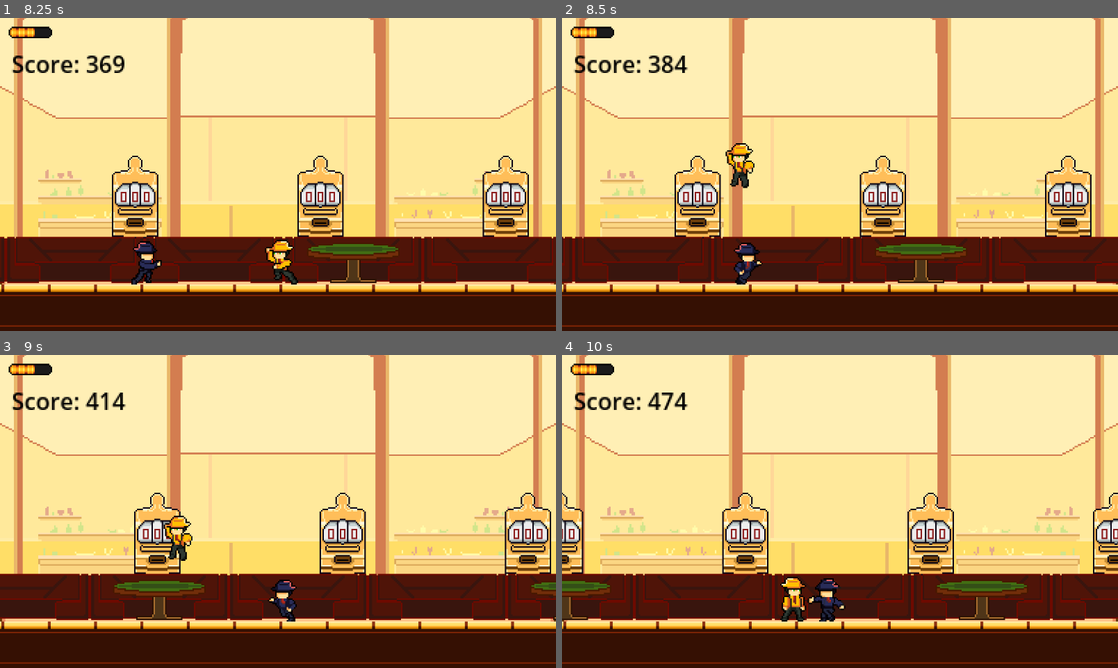
Above: before the commit, frames 1-4 (two rows, left to right).
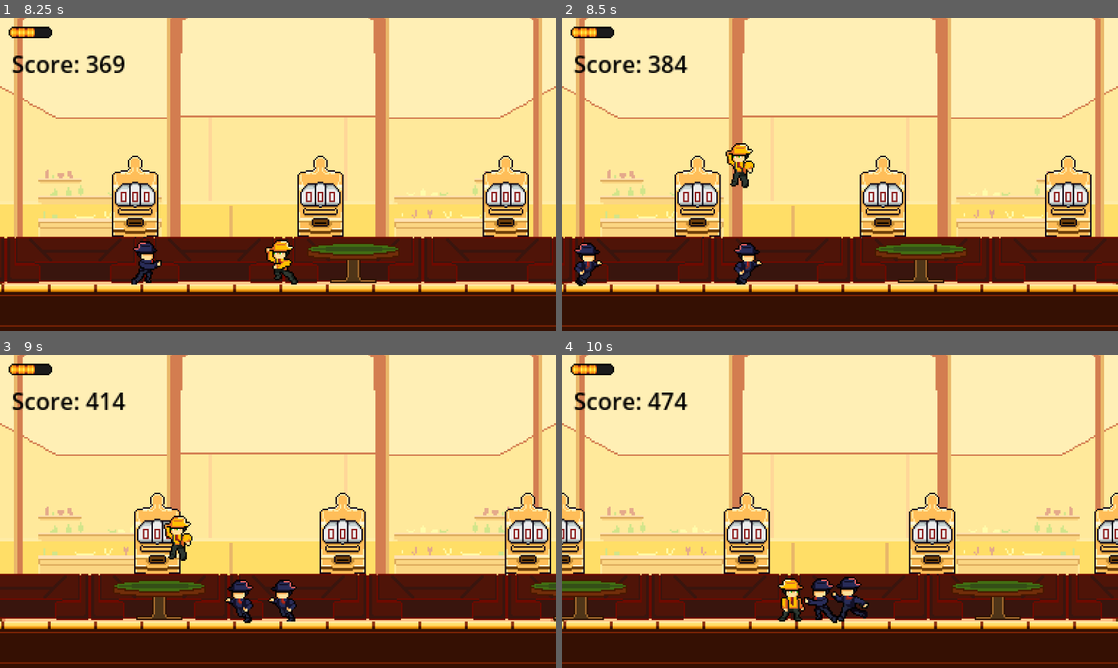
Above: after the commit, the same moments.

Repository: Ruilesser/GamePop
Game: Godot game, scene res://scenes/game/Start_Menu.tscn
Two runs of this game, one before a commit and one after it. Both use one fixed random seed, a clock stepped at 60 frames per second and the inputs below.
Inputs (mouse positions are in pixels of both pictures, inside the frame that each line leads up to):
- Up to frame 1 (8.25 s): click "Rules" at 0.5 s; click "Go Back" at 1.25 s; click "Play Game!" at 2 s; tap Enter (ui_accept) at 2.75, 3.02, 3.77, 5.27, 6.02, 6.77 s; move the mouse to (400, 158) at 2.77 s; hold Right (ui_right) 2.78-4.28 s; move the mouse to (166, 190) at 3.52 s; move the mouse to (333, 105) at 4.27 s; hold Left (ui_left) 4.28-5.03 s; move the mouse to (250, 237) at 5.02 s; hold Right (ui_right) 5.03-6.53 s; move the mouse to (444, 221) at 5.77 s; move the mouse to (111, 127) at 6.52 s; hold Left (ui_left) 6.53-7.28 s; move the mouse to (305, 174) at 7.27 s; hold Right (ui_right) 7.28-8.03 s; move the mouse to (194, 96) at 8.02 s; hold Left (ui_left) from 8.03 s (still down)
- Up to frame 2 (8.5 s): keep holding Left (ui_left); tap Enter (ui_accept) at 8.27 s
- Up to frame 3 (9 s): keep holding Left (ui_left); move the mouse to (400, 495) at 8.77 s
- Up to frame 4 (10 s): tap Enter (ui_accept) at 9.02, 9.77 s; move the mouse to (728, 527) at 9.52 s; release Left (ui_left) at 9.53 s; hold Right (ui_right) from 9.53 s (still down)

Frame 1 is identical in both runs. In frame 2, 0.4% of the frame differs, in the area x 2-8%, y 71-86%; in frame 3, 0.4%; in frame 4, 6.6%, in the area x 0-100%, y 44-86%.

Commit message:
Fixed enemy spawning

Diff:
--- a/scenes/game/Game.tscn
+++ b/scenes/game/Game.tscn
@@ -1,5 +1,6 @@
-[gd_scene load_steps=16 format=4 uid="uid://wl11sgkxst1s"]
-
+[gd_scene load_steps=17 format=4 uid="uid://wl11sgkxst1s"]
+
+[ext_resource type="Script" path="res://scenes/game/game_loop.gd" id="1_c0i62"]
 [ext_resource type="Texture2D" uid="uid://l775mx6sdw0l" path="res://assets/tilesets/Tile_set.png" id="2_kvqbu"]
 [ext_resource type="PackedScene" uid="uid://dud8oki321fc6" path="res://scenes/player/Player.tscn" id="3_c4gvi"]
 [ext_resource type="Texture2D" uid="uid://dr58njsk2es7u" path="res://assets/tilesets/06 (1).png" id="3_dmmlm"]
@@ -375,6 +376,7 @@
 sources/0 = SubResource("TileSetAtlasSource_3aikh")
 
 [node name="Game" type="Node2D"]
+script = ExtResource("1_c0i62")
 
 [node name="BasicEnemy" parent="." instance=ExtResource("5_hblgk")]
 position = Vector2(747, 286)
@@ -405,6 +407,12 @@
 text = "Score"
 script = ExtResource("8_m2yxu")
 
+[node name="SpawnPoint1" type="Marker2D" parent="Camera2D"]
+position = Vector2(-304, 0)
+
+[node name="SpawnPoint2" type="Marker2D" parent="Camera2D"]
+position = Vector2(256, 0)
+
 [node name="Player" parent="." instance=ExtResource("3_c4gvi")]
 position = Vector2(507, 71)
 
